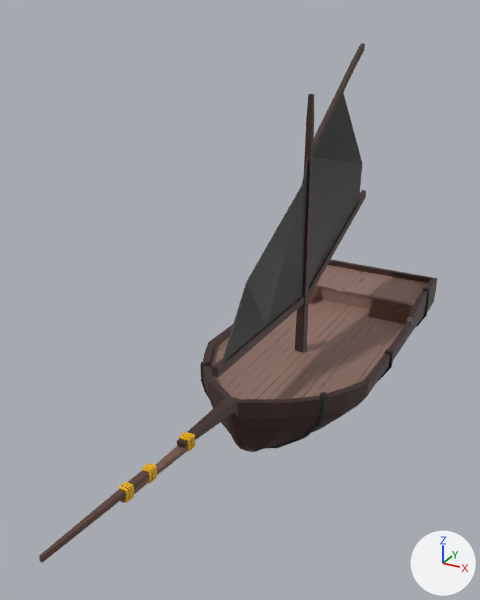
The Blender file Assets/Art/Blender/Ships/PlayerBoat.blend, before and after one commit.
Camera for both pictures: a camera (50 mm lens) standing at (13.7, -34.0, 22.2) and looking at (-1.0, -7.4, 8.9). Every picture has the same lights, and +X, +Y and +Z are marked at lower right.

In view in the first picture: 'Boat', 'Escote', 'LowerFloor', 'Sail', 'StairLeft', 'UpperFloor', 'Wall'.
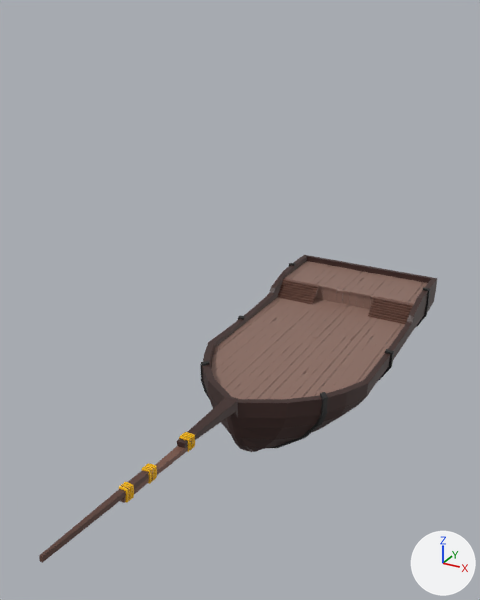
Commit message: Medium Enemy Boat Model

Where the newer file only moved an object's origin or applied its transform, the numbers keep the older frame.

What differs and where, as boxes [x1, y1, x2, y2] in the pictures (480 x 600 px):
'Sail', hidden (black): before [212, 43, 366, 377]

Edits to the bpy script that builds the scene:
```text
Change ob_sail:
    ob_sail.location: (0.0, -1.74, 3.76) -> (0.0, -3.84, 3.76)
    add ob_sail.hide_set(True)
```
